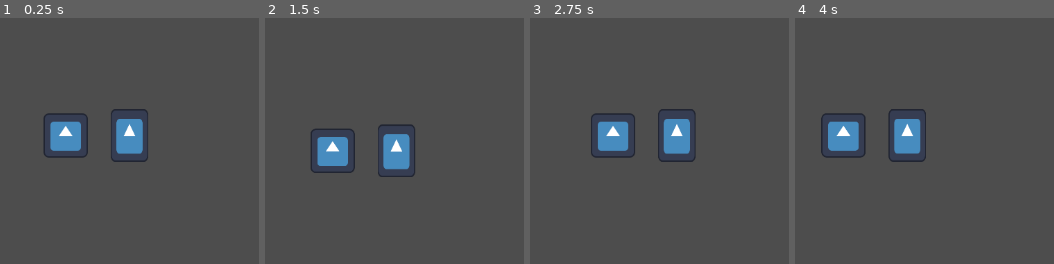
Above: before the commit, frames 1-4 (left to right).
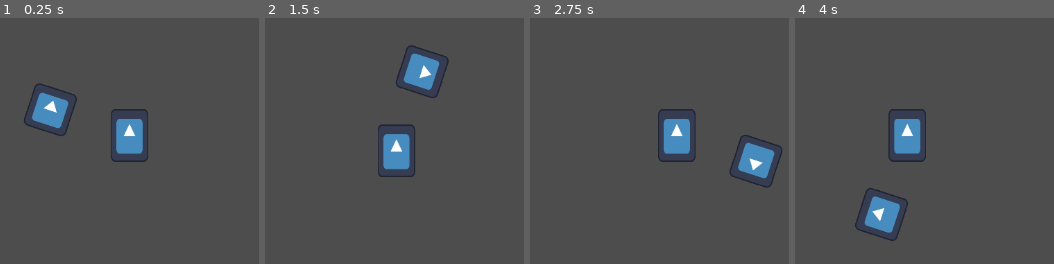
Above: after the commit, the same moments.

Repository: ACristoff/strangecompanion
Game: Godot game, scene res://game/manager.tscn
The game is run twice, just before and just after one commit, with the same random seed, the same clock (stepped at 60 frames per second) and the same inputs. The engine's default icon, where the game draws it, is replaced by a stand-in: a white triangle on a blue panel in a dark square.
Inputs:
- Up to frame 1 (0.25 s): no input
- Up to frame 2 (1.5 s): hold Right (ui_right) 0.53-1.28 s; hold Down (ui_down) from 1.28 s (still down)
- Up to frame 3 (2.75 s): release Down (ui_down) at 2.03 s; hold Right (ui_right) from 2.03 s (still down)
- Up to frame 4 (4 s): release Right (ui_right) at 2.78 s; hold Up (ui_up) 2.78-3.53 s; hold Left (ui_left) from 3.53 s (still down)

The runs differ from the first frame. In frame 1, 3.4% of the frame differs, in the area x 9-34%, y 26-57%; in frame 2, 3.7%; in frame 3, 3.8%; in frame 4, 3.8%, in the area x 10-44%, y 38-91%.

Commit message:
lode orbit

Diff:
--- a/game/player/witch.gd
+++ b/game/player/witch.gd
@@ -2,9 +2,13 @@
 
 @onready var companion = $Companion
 @onready var sprite = $Sprite2D
+@onready var shoot_timer = $ShootTimer
 
 @export var SPEED = 300
 @export var health = 100
+@export var lode_speed = 1.2
+
+var companion_radius = 100
 
 var SHOOT_MODE = {
 	"BIG": {
@@ -16,7 +20,7 @@
 		"DAMAGE": 2
 	},
 	"HOMING": {
-		"TIMER": 0.3,
+		"TIMER": 0.4,
 		"DAMAGE": 4
 	}
 }
@@ -27,6 +31,7 @@
 
 # Called when the node enters the scene tree for the first time.
 func _ready():
+	shoot_timer.wait_time = current_mode.TIMER
 	pass # Replace with function body.
 
 func change_mode(mode):
@@ -34,17 +39,18 @@
 
 # Called every frame. 'delta' is the elapsed time since the previous frame.
 func _process(delta):
+	##LODE CODE##
+	companion.rotation_degrees += lode_speed
+
+	##PLAYER MOVEMENT##
 	var horizontalDirection = Input.get_axis("ui_left", "ui_right")
 	var verticalDirection = Input.get_axis("ui_up", "ui_down")
-
 	if horizontalDirection:
 		sprite.flip_h = (horizontalDirection == -1)
 		face_right = (horizontalDirection == 1)
 		pass
-
 	velocity.x = horizontalDirection * SPEED
 	velocity.y = verticalDirection * SPEED
-
 	#This normalizes velocity when moving diagonally
 	velocity = velocity.normalized() * min(velocity.length(), SPEED)
 	move_and_slide()
@@ -53,3 +59,8 @@
 #TODO Shooting from companion node
 
 #TODO On Hit
+
+
+func on_shoot_timeout():
+	print("bang!")
+	pass # Replace with function body.
--- a/game/player/witch.tscn
+++ b/game/player/witch.tscn
@@ -13,7 +13,7 @@
 [node name="Companion" type="Node2D" parent="."]
 
 [node name="Sprite2D" type="Sprite2D" parent="Companion"]
-position = Vector2(-92, 0)
+position = Vector2(-120, 0)
 scale = Vector2(0.5, 0.5)
 texture = ExtResource("1_ggbqf")
 
@@ -26,7 +26,10 @@
 shape = SubResource("CapsuleShape2D_w5w1g")
 
 [node name="ShootTimer" type="Timer" parent="."]
+autostart = true
 
 [node name="Camera2D" type="Camera2D" parent="."]
 position_smoothing_enabled = true
 position_smoothing_speed = 10.0
+
+[connection signal="timeout" from="ShootTimer" to="." method="on_shoot_timeout"]
